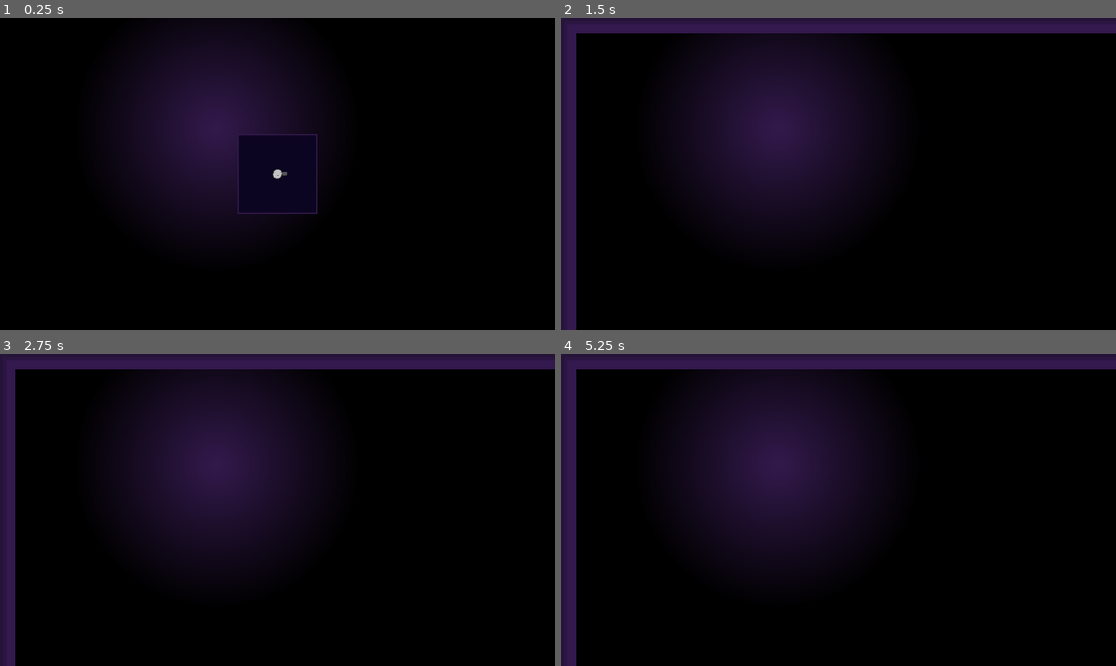
Above: before the commit, frames 1-4 (two rows, left to right).
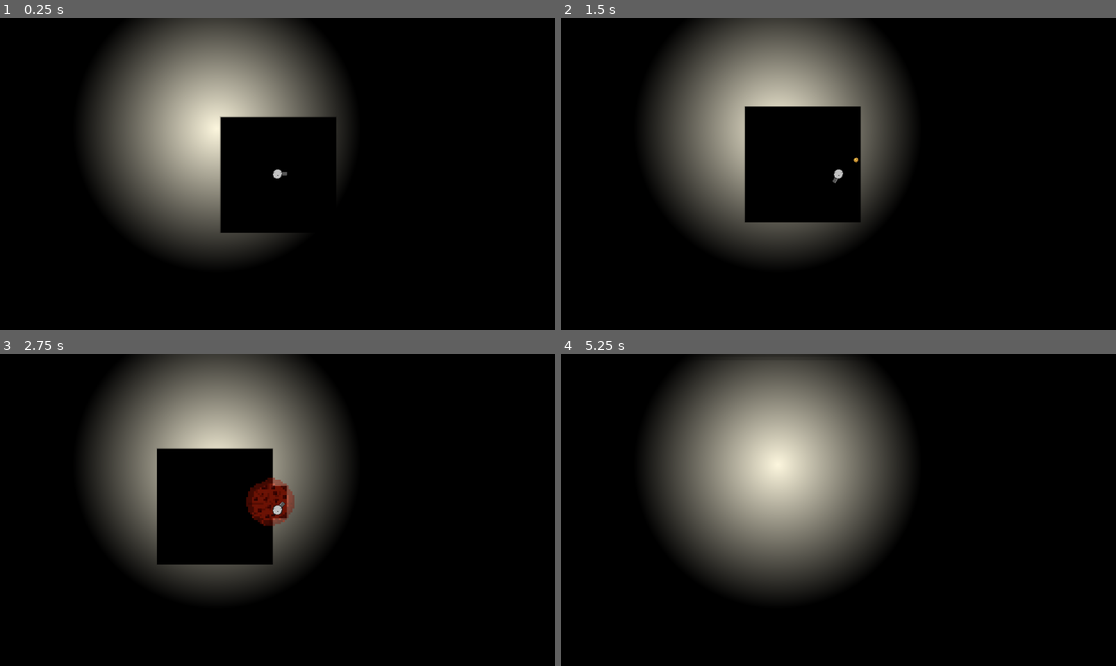
Above: after the commit, the same moments.

Repository: trurohawkins/cave
Game: Godot game, scene res://world.tscn
Two runs of this game, one before a commit and one after it. Both use one fixed random seed, a clock stepped at 60 frames per second and the inputs below.
Inputs (mouse positions are in pixels of both pictures, inside the frame that each line leads up to):
- Up to frame 1 (0.25 s): no input
- Up to frame 2 (1.5 s): tap Enter at 0.5 s; move the mouse to (960, 158) at 0.52 s; hold D (right) 0.53-1.28 s; click (960, 158) at 0.67 s; move the mouse to (727, 189) at 1.27 s; hold S (down) from 1.28 s (still down)
- Up to frame 3 (2.75 s): move the mouse to (333, 441) at 2.02 s; release S (down) at 2.03 s; hold D (right) from 2.03 s (still down)
- Up to frame 4 (5.25 s): move the mouse to (810, 572) at 2.77 s; release D (right) at 2.78 s; hold W (up) 2.78-3.53 s; click (810, 572) at 2.92 s; move the mouse to (1005, 556) at 3.52 s; hold A (left) 3.53-5.03 s; move the mouse to (672, 463) at 4.27 s; move the mouse to (866, 510) at 5.02 s; hold S (down) from 5.03 s (still down); click (866, 510) at 5.17 s

The runs differ from the first frame. In frame 1, 27% of the frame differs, in the area x 16-63%, y 0-77%; in frame 2, 34%; in frame 3, 34%; in frame 4, 35%, in the area x 0-100%, y 0-100%.

Commit message:
fixed the SHDAERgit statusgit status and added some nice pizzaza, try to get to the surfacegit status!

Diff:
--- a/GM.gd
+++ b/GM.gd
@@ -46,7 +46,7 @@
 			var cur = grid[x][y]
 			cur.spawnChunk()
 			if x == mapSize.x / 2 && y == mapSize.y / 2:
-				cur.hollowCenter(50)
+				cur.hollowCenter(75)
 	for x in range(mapSize.x):
 		for y in range(mapSize.y):
 			var cur = grid[x][y]
@@ -91,4 +91,4 @@
 			var dist = max(abs(x - px), abs(y - py))
 			#print(str(x) + ", " + str(y) + " " + str(dist))
 			#1 for square, figure out aspect ratio and do it per x and y
-			grid[x][y].occlude(dist > 2)
+			grid[x][y].occlude(dist >1)
--- a/blast.gd
+++ b/blast.gd
@@ -3,12 +3,19 @@
 @export var power: float = 100
 @export var hitCost: float = 5
 var lifeDelta = 10
+@onready var sprite = $Sprite2D
+var hit = []
 
 func _ready():
 	pass
 
 func _process(delta):
-	position += Vector2.RIGHT.rotated(rotation) * speed * delta
+	#position += Vector2.RIGHT.rotated(rotation) * speed * delta
+	var circle = $CollisionShape2D.shape
+	circle.radius += speed * delta
+	if sprite.scale.x < 4:
+		sprite.scale.x += speed/2 * delta
+		sprite.scale.y += speed/2 * delta
 	losePower(delta * lifeDelta)
 
 func _on_body_entered(body):
@@ -24,23 +31,25 @@
 	#print("pos: " + str(global_position))
 	#print("physics " + str(map.local_to_map(global_position)))
 	#print("TL: " + str(topLeft) + " BR: " + str(botRight))
-	var hit = []
 	for x in range(topLeft.x, botRight.x+1):
 		for y in range(topLeft.y, botRight.y+1):
 			var pos = Vector2i(round(x), round(y))
-			if pos not in hit:
-				hit.append(pos)
+			if pos.distance_to(map.local_to_map(global_position)) < 15 + randi_range(0, 4):
+				var poo = [pos, map]
+				if pos not in hit:
+					hit.append(pos)
+					if power > 0:
+						map.receiveCollision(pos)
+						losePower(hitCost)
+					else:
+						break
 			#dir = Vector2i(velocity.normalized().x, velocity.normalized().y)
 			#var fin = pos + dir
 			#fin = Vector2i(round(fin.x), round(fin.y))
 			#print(str(pos) + " + " + str(dir) + " " + str(fin))
 			#map.receiveCollision(pos)
-	for h in hit:
-		if power > 0:
-			map.receiveCollision(h)
-			losePower(hitCost)
-		else:
-			break
+	#for h in hit:
+
 
 func losePower(amnt: float):
 	if power - amnt > 0:
--- a/blast.tscn
+++ b/blast.tscn
@@ -6,10 +6,12 @@
 [sub_resource type="CircleShape2D" id="CircleShape2D_l5868"]
 
 [node name="blast" type="Area2D"]
+modulate = Color(1, 0.20392157, 0.12156863, 0.24313726)
 scale = Vector2(10, 10)
 script = ExtResource("1_l5868")
-speed = 1000.0
-hitCost = 0.05
+speed = 10.0
+power = 200.0
+hitCost = 0.2
 
 [node name="CollisionShape2D" type="CollisionShape2D" parent="."]
 shape = SubResource("CircleShape2D_l5868")
--- a/chunk.gd
+++ b/chunk.gd
@@ -13,9 +13,9 @@
 var gridPos
 
 func _ready():
-	modulate = Color(0.2,0.1,0.3)
+	#dmodulate = Color(0.2,0.1,0.3)
 	#modulate = Color(1, 1, 1)
-	#modulate = Color(randf(), randf(), randf(), 1)
+	modulate = Color(randf(), randf(), randf(), 1)
 	#set_cell(Vector2i(1,1), -1)
 
 
--- a/chunk.tscn
+++ b/chunk.tscn
@@ -9,7 +9,15 @@
 shader_parameter/lightPos = Vector2(0, 0)
 shader_parameter/lightRadius = 100.0
 
+[sub_resource type="ShaderMaterial" id="ShaderMaterial_a0kup"]
+shader = ExtResource("1_a0kup")
+shader_parameter/lightPos = Vector2(800, 200)
+shader_parameter/lightRadius = 1500.0
+
 [sub_resource type="ShaderMaterial" id="ShaderMaterial_eat54"]
+shader = ExtResource("1_a0kup")
+shader_parameter/lightPos = Vector2(800, 200)
+shader_parameter/lightRadius = 1500.0
 
 [sub_resource type="TileSetAtlasSource" id="TileSetAtlasSource_aqk2v"]
 texture = ExtResource("1_eat54")
@@ -30,7 +38,7 @@
 4:0/0/material = SubResource("ShaderMaterial_eat54")
 4:0/0/physics_layer_0/polygon_0/points = PackedVector2Array(-16, -16, 16, -16, 16, 16, -16, 16)
 0:1/0 = 0
-0:1/0/material = SubResource("ShaderMaterial_eat54")
+0:1/0/material = SubResource("ShaderMaterial_a0kup")
 0:1/0/physics_layer_0/polygon_0/points = PackedVector2Array(-16, -16, 16, -16, 16, 16, -16, 16)
 1:1/0 = 0
 1:1/0/material = SubResource("ShaderMaterial_eat54")
--- a/gun.gd
+++ b/gun.gd
@@ -29,6 +29,6 @@
 	if bulletScene and coolTimer <= 0:
 		coolTimer = coolDown
 		var bullet = bulletScene.instantiate()
-		get_tree().current_scene.add_child(bullet)
 		bullet.global_position = spawnPoint.global_position
 		bullet.global_rotation = spawnPoint.global_rotation
+		get_tree().current_scene.add_child(bullet)
--- a/gun.tscn
+++ b/gun.tscn
@@ -1,12 +1,12 @@
 [gd_scene load_steps=4 format=3 uid="uid://plw4uxg427gw"]
 
 [ext_resource type="Script" uid="uid://biq0aep5oqjb8" path="res://gun.gd" id="1_dk5gl"]
-[ext_resource type="PackedScene" uid="uid://i17p6qyg72js" path="res://blast.tscn" id="2_8iju2"]
+[ext_resource type="PackedScene" uid="uid://c8i78vpf02m1f" path="res://missile.tscn" id="2_8iju2"]
 [ext_resource type="Texture2D" uid="uid://cuuljqsrp7a2c" path="res://gun.png" id="2_kw0bs"]
 
 [node name="Gun" type="Node2D"]
 script = ExtResource("1_dk5gl")
-coolDown = 1.0
+coolDown = 10.0
 bulletScene = ExtResource("2_8iju2")
 
 [node name="barrel" type="Sprite2D" parent="."]
--- /dev/null
+++ b/missile.gd
@@ -0,0 +1,40 @@
+extends CharacterBody2D
+@export var speed: float = 50
+@export var decelSpeed: float = 1
+@export var power: float = 100
+@export var hitCost: float = 5
+
+@export var blastScene: PackedScene
+var lifeDelta = 10
+
+func _ready():
+	velocity = Vector2.RIGHT.rotated(rotation) * speed
+
+func _process(delta):
+	losePower(delta * lifeDelta)
+	var decel = Vector2(-sign(velocity.x), -sign(velocity.y)) * decelSpeed * delta
+	#print(str(velocity) + " " + str(velocity.length()) + " decel " + str(decel))
+	var check = velocity + decel
+	if check.length() < 20:
+		velocity = Vector2.ZERO
+	else:
+		velocity += decel
+	move_and_slide()
+	var colCount = get_slide_collision_count()
+	for i in colCount:
+		var collision = get_slide_collision(i)
+		var collider = collision.get_collider()
+		if collider is TileMapLayer:
+			blowUp()
+
+func blowUp():
+	queue_free()
+	var blast = blastScene.instantiate()
+	blast.global_position = global_position
+	get_tree().get_current_scene().add_child(blast)
+
+func losePower(amnt: float):
+	if power - amnt > 0:
+		power -= amnt
+	else:
+		queue_free()
--- /dev/null
+++ b/missile.tscn
@@ -0,0 +1,20 @@
+[gd_scene load_steps=5 format=3 uid="uid://c8i78vpf02m1f"]
+
+[ext_resource type="Script" uid="uid://ch1v7xi0j4nel" path="res://missile.gd" id="1_0uoyr"]
+[ext_resource type="Texture2D" uid="uid://clbhg28hpiuff" path="res://pizza.png" id="2_11vnk"]
+[ext_resource type="PackedScene" uid="uid://i17p6qyg72js" path="res://blast.tscn" id="2_bqn2q"]
+
+[sub_resource type="CircleShape2D" id="CircleShape2D_bqn2q"]
+
+[node name="missile" type="CharacterBody2D"]
+scale = Vector2(5, 5)
+script = ExtResource("1_0uoyr")
+speed = 1000.0
+blastScene = ExtResource("2_bqn2q")
+
+[node name="CollisionShape2D" type="CollisionShape2D" parent="."]
+shape = SubResource("CircleShape2D_bqn2q")
+
+[node name="Sprite2D" type="Sprite2D" parent="."]
+scale = Vector2(0.8, 0.8)
+texture = ExtResource("2_11vnk")
--- a/player.gd
+++ b/player.gd
@@ -1,57 +1,78 @@
 extends CharacterBody2D
+@export var health: int = 5
 @export var speed: int = 200
-@export var map: TileMapLayer
-@export var GM: Node2D
+@export var baseDecel: float = 0.5
+var decelSpeed: float = 0.5
+@export var crashPower: float = 10
+@export var crashDecel: float = 2
+@export var highVelocity: float = 2000
+@export var landingPower: float = 0.5
+
+@export var staggerPower: float = 50
+var staggerDelta: float = 10
+var staggerCounter: float = 0
+var staggered: bool = false
+
+var GM: Node2D
 var prePos = Vector2(-1, -1)
 var curCollides := {}
 
 func _ready():
-	pass
+	decelSpeed = baseDecel
 
-func _physics_process(_delta):
-	var direction = Input.get_vector("left", "right", "up", "down")
-	velocity = direction * speed
-	var dirAdj = velocity.normalized()
+func _physics_process(delta):
+	#dprint(str(velocity.x) + " abs " + str(abs(velocity.x)) + " -abs: " + str(-abs(velocity.x)))
+	var decel = Vector2(-sign(velocity.x), -sign(velocity.y)) * decelSpeed * delta
+	#print(str(velocity) + " " + str(velocity.length()) + " decel " + str(decel))
+	var check = velocity + decel
+	if check.length() < 20:
+		velocity = Vector2.ZERO
+	else:
+		velocity += decel
+	if staggerCounter - delta * staggerDelta > 0:
+		staggerCounter -= delta * staggerDelta
+	else:
+		stagger(false)
+	if !staggered:
+		var direction = Input.get_vector("left", "right", "up", "down")
+		velocity += direction * speed * delta
+
+	var power = min(velocity.length() / highVelocity, 500)
 	move_and_slide()
 	if global_position != prePos:
 		#print("moved")
 		GM.occludeChunks(self)
 	prePos = global_position
 	#slideCollision()
-	var newCollides := {}
 	var colCount = get_slide_collision_count()
 	for i in colCount:
 		var collision = get_slide_collision(i)
 		var collider = collision.get_collider()
 		if collider is TileMapLayer:
-			GM.playerDie(self)
-			"""
-			#var colDir = collision.get_position() - position
-			var colPos = collision.get_position()
-			#var dirAdj = velocity.normalized()#colDir.normalized * 20
-			var tilePos = collider.local_to_map(colPos + dirAdj)
-			# add chunk id later on
-			newCollides[tilePos] = true
-			if not curCollides.has(tilePos):
-				collider.receiveCollision(tilePos)
-			curCollides = newCollides
-			"""
-	"""
-	var shape = $CollisionShape2D.shape
-	var topLeft = map.local_to_map(global_position - shape.extents)
-	var botRight = map.local_to_map(global_position + shape.extents)
+			crash(collision, power)
+			#GM.playerDie(self)
 
-	var dir = velocity.normalized()
-	if dir.x != 0 or dir.y != 0:
-		print("pos: " + str(global_position))
-		print("physics " + str(map.local_to_map(global_position)))
-		print("TL: " + str(topLeft) + " BR: " + str(botRight))
-		for x in range(topLeft.x, botRight.x+1):
-			for y in range(topLeft.y, botRight.y+1):
-				var pos = Vector2i(round(x), round(y))
-				dir = Vector2i(velocity.normalized().x, velocity.normalized().y)
-				var fin = pos + dir
-				fin = Vector2i(round(fin.x), round(fin.y))
-				print(str(pos) + " + " + str(dir) + " " + str(fin))
-				#map.receiveCollision(pos)
-	"""
+func crash(col: KinematicCollision2D, power: float):
+	if power < landingPower:
+		return
+	#print("hit at " + str(global_position) + " form " + str(col.get_position()))
+	#print(str(velocity.length()) + " / " + str(highVelocity) + " = " + str(power))
+	if health > 0:
+		var blast = global_position - col.get_position()
+		var energy: Vector2 = blast * crashPower * power
+		if energy.length() < 10000:
+			velocity = energy
+			decelSpeed = crashDecel
+		stagger(true)
+	else:
+		GM.playerDie(self)
+	health -= 1
+
+func stagger(stagged: bool):
+	if stagged:
+		staggerCounter = staggerPower
+		staggered = true
+	else:
+		staggerCounter = 0
+		staggered = false
+		decelSpeed = baseDecel
--- a/player.tscn
+++ b/player.tscn
@@ -9,7 +9,11 @@
 [node name="Player" type="CharacterBody2D"]
 scale = Vector2(10, 10)
 script = ExtResource("1_onrkg")
-speed = 5000
+health = 2
+speed = 10000
+crashPower = 5.0
+crashDecel = 10.0
+staggerPower = 10.0
 
 [node name="CollisionShape2D" type="CollisionShape2D" parent="."]
 shape = SubResource("RectangleShape2D_036b0")
--- a/project.godot
+++ b/project.godot
@@ -42,4 +42,4 @@
 [rendering]
 
 textures/canvas_textures/default_texture_filter=0
-environment/defaults/default_clear_color=Color(0.048598878, 0.01855211, 0.12951976, 1)
+environment/defaults/default_clear_color=Color(0, 0, 0, 1)
--- a/world.tscn
+++ b/world.tscn
@@ -9,8 +9,8 @@
 script = ExtResource("1_aqk2v")
 playerScene = ExtResource("3_tlwt5")
 chunkScene = ExtResource("3_aqk2v")
-mapSize = Vector2i(5, 5)
-chunkSize = Vector2i(100, 100)
+mapSize = Vector2i(1, 1)
+chunkSize = Vector2i(500, 500)
 spawnPoint = Vector2(200, -500)
 respawnRate = 1
 
Not shown: 1 places in chunk.tscn that only renumber resources
Not shown, added: missile.gd.uid
